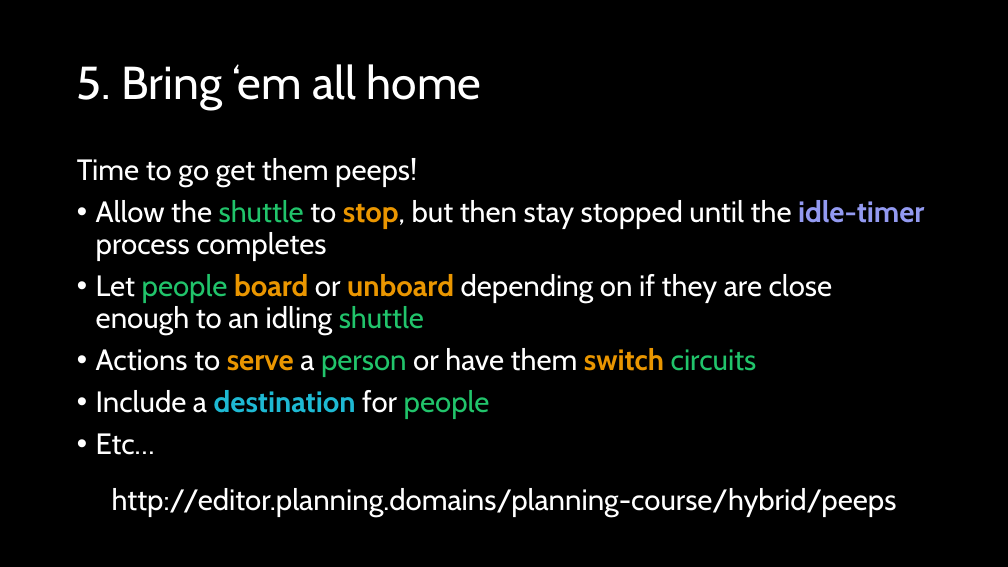
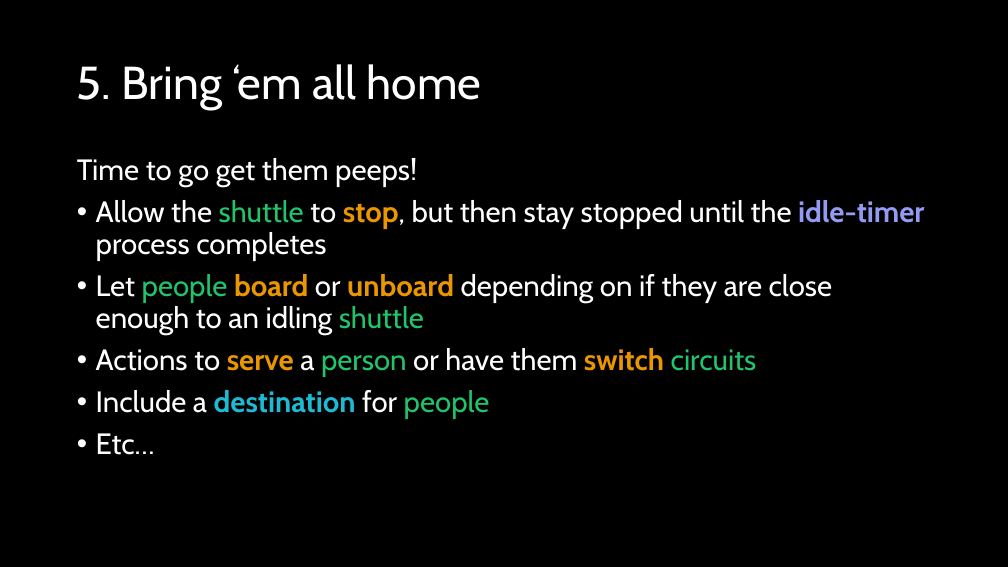
Before and after one commit to AI-Planning/modeling-in-pddl, a slide deck: slide 17 of exercises/cisc-813/hybrid/slides.pptx. Drawn at 1008x567 pixels with LibreOffice and Linux fonts; fonts in the diff are those of the drawing. Boxes give left, top, right and bottom in pixels: in the first picture for what was removed or moved away, otherwise in the second. Text is boxed around its words. In the diff, an @@ line names an element or a change of style, - is before the commit and + after.

Commit message:
Made starter versions of the hybrid domain.

```diff
--- a/exercises/cisc-813/hybrid/slides.pptx
+++ b/exercises/cisc-813/hybrid/slides.pptx
@@ text at bbox=[112, 488, 897, 517]: paragraph removed @@
-http://editor.planning.domains/planning-course/hybrid/peeps
```
Also in this commit, not shown: 10 other files.
